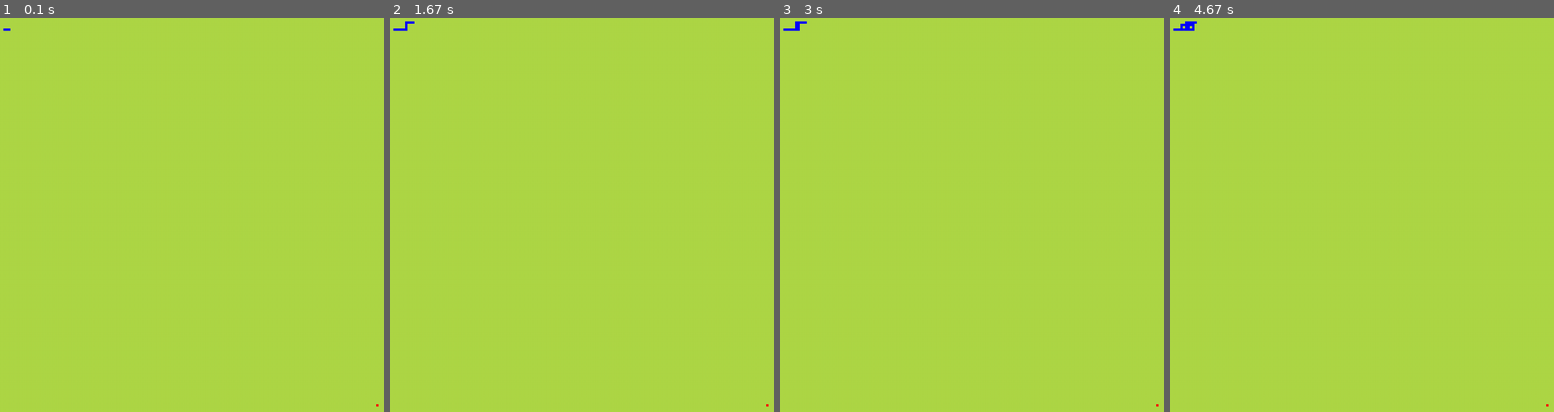
Above: before the commit, frames 1-4 (left to right).
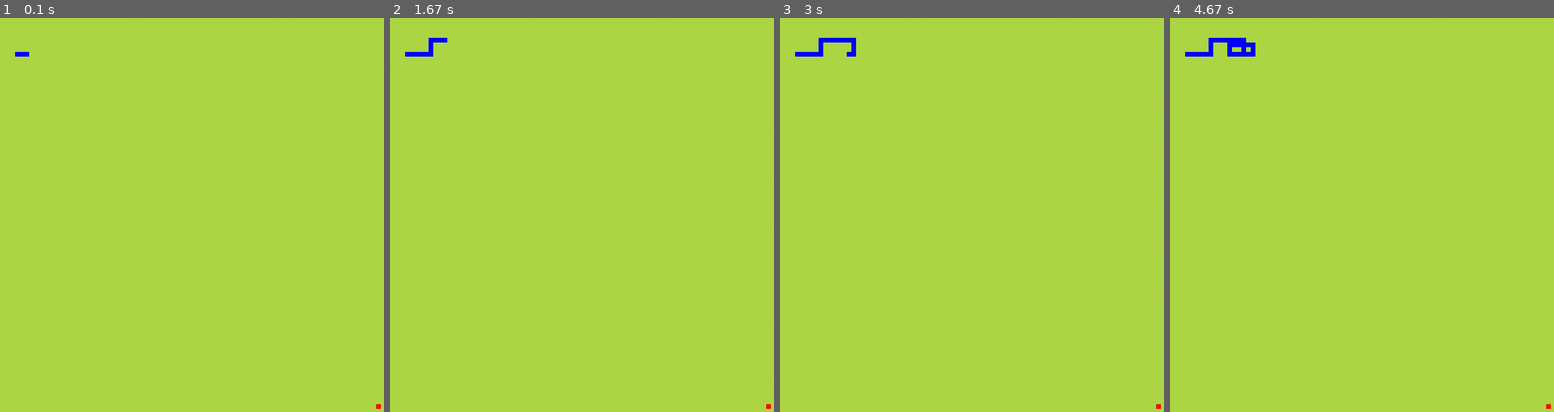
Above: after the commit, the same moments.

Repository: MadeWithCaneSugar/PygameProject
Game: pygame game, started from main.py
Two runs of this game, one before a commit and one after it. Both use one fixed random seed, a clock stepped at 60 frames per second and the inputs below.
Inputs:
- Up to frame 1 (0.1 s): no input
- Up to frame 2 (1.67 s): hold Right 0.33-0.8 s; hold Up 0.83-1.3 s; hold Right from 1.33 s (still down)
- Up to frame 3 (3 s): release Right at 1.8 s; hold Left 1.83-2.37 s; hold Down 2.4-2.7 s; hold Left from 2.73 s (still down)
- Up to frame 4 (4.67 s): release Left at 3.13 s; hold Up 3.17-3.53 s; hold Right 3.57-4.2 s; hold Down 4.23-4.6 s; hold Left from 4.63 s (still down)

The runs differ from the first frame. In frame 1, less than 0.1% of the frame differs, in the area x 0-100%, y 2-100%; in frame 2, 0.2%; in frame 3, 0.4%; in frame 4, 0.6%, in the area x 0-100%, y 0-100%.

Commit message:
fixed issues with player movement. Added shell for computer player class

Diff:
--- a/main.py
+++ b/main.py
@@ -40,11 +40,22 @@
         body_copy.insert(0, body_copy[0] + self.direction)
         self.body = body_copy[:]
 
+    # code for colliding with walls and ribbons, your own or otherwise
+    def collision(self):
+        pass
+
+class COMPUTER:
+    def __init__(self) -> None:
+        pass
+
+    def draw_computer(self):
+        pass
+
 ###################################################################################################
 
 pygame.init()
-cell_size = 5
-cell_number = 200
+cell_size = 10
+cell_number = 100
 screen = pygame.display.set_mode((cell_number * cell_size, cell_number * cell_size))
 clock = pygame.time.Clock()
 
@@ -70,15 +81,31 @@
             player.move()
 
         # keyboard inputs
+        # 2nd nested if statement is to stop perfect 180s
         if event.type == pygame.KEYDOWN:
             if event.key == pygame.K_UP:
-                player.direction = Vector2(0, -1)
+                if player.direction == Vector2(0, 1):
+                    pass
+                else:
+                    player.direction = Vector2(0, -1)
+
             if event.key == pygame.K_DOWN:
-                player.direction = Vector2(0, 1)
+                if player.direction == Vector2(0, -1):
+                    pass
+                else:
+                    player.direction = Vector2(0, 1)
+
             if event.key == pygame.K_LEFT:
-                player.direction = Vector2(-1, 0)
+                if player.direction == Vector2(1, 0):
+                    pass
+                else:
+                    player.direction = Vector2(-1, 0)
+
             if event.key == pygame.K_RIGHT:
-                player.direction = Vector2(1, 0)
+                if player.direction == Vector2(-1, 0):
+                    pass
+                else:
+                    player.direction = Vector2(1, 0)
 
     # changing the background screen color
     screen.fill((175,215,70))
